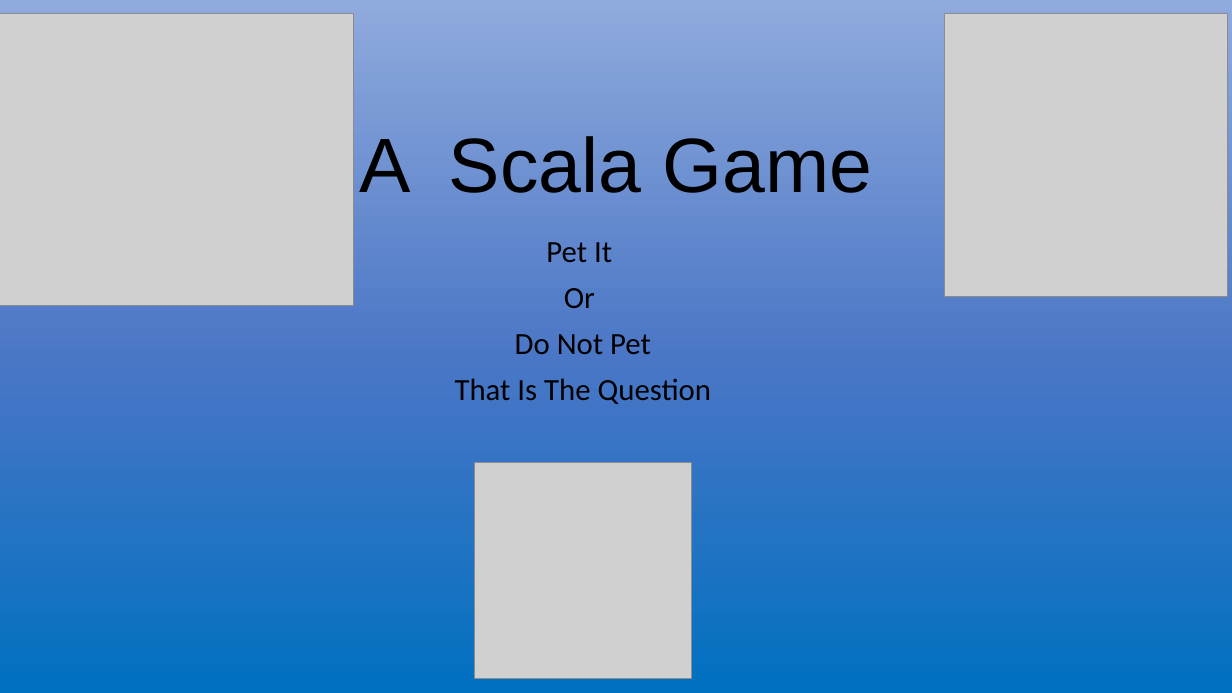
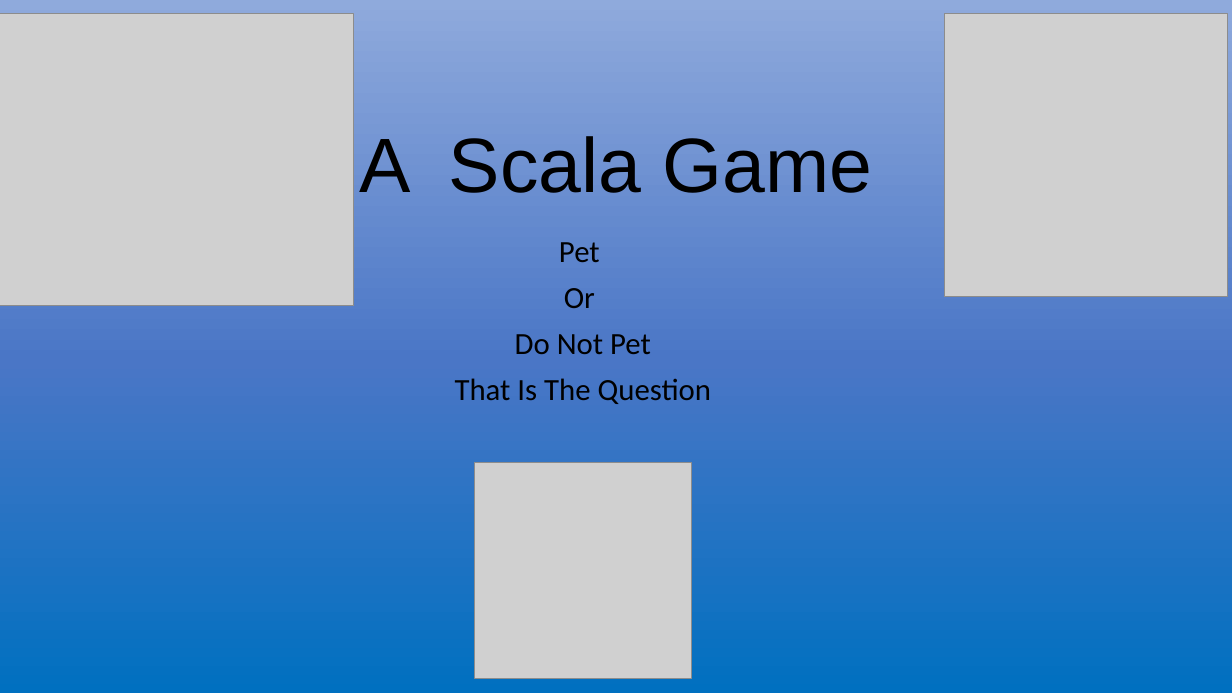
Before and after one commit to ProgrammingWithCybineer/Project_0_Scala_Game, a slide deck: slide 2 of Project_0_PowerPoint.pptx. Drawn at 1232x693 pixels with LibreOffice and Linux fonts; fonts in the diff are those of the drawing; grey boxes stand for pictures. Boxes give left, top, right and bottom in pixels: in the first picture for what was removed or moved away, otherwise in the second. Text is boxed around its words. In the diff, an @@ line names an element or a change of style, - is before the commit and + after.

```diff
--- a/Project_0_PowerPoint.pptx
+++ b/Project_0_PowerPoint.pptx
@@ subtitle at [559,242,600,263]: text changed @@
-Pet It
+Pet
```
Also in this commit, not shown: 1 other slide changed, 40 other files.
